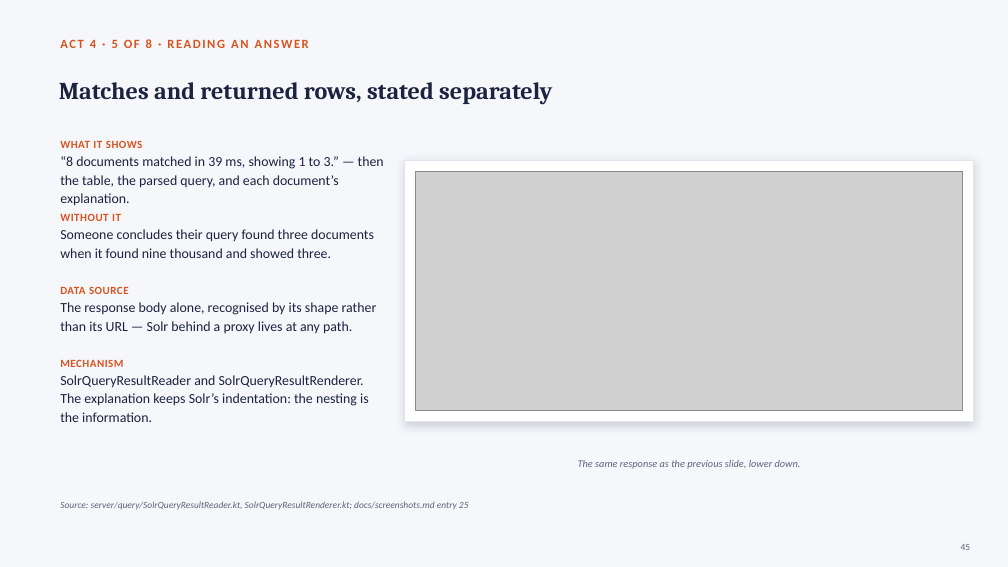
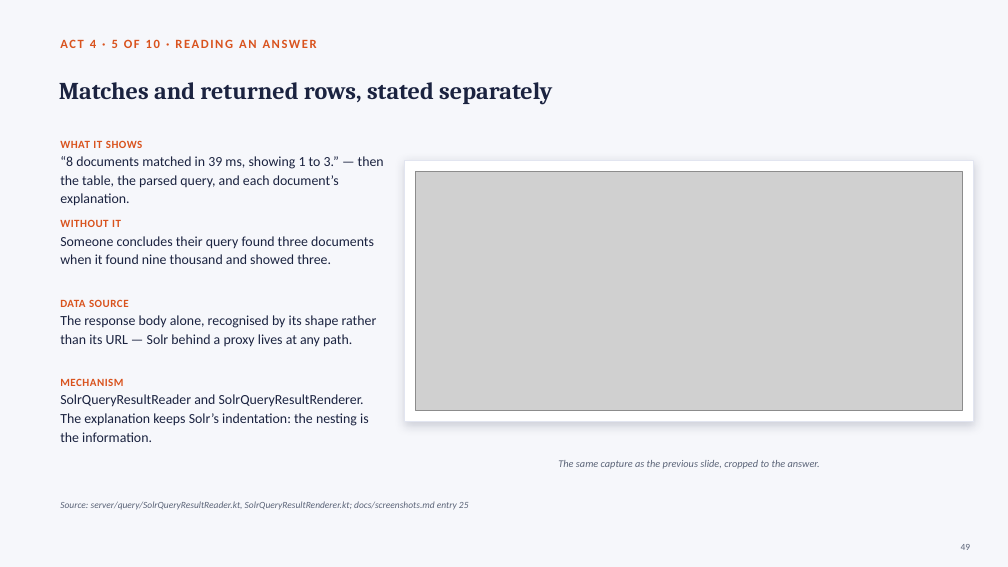
Before and after one commit to adityamparikh/solr-intellij-plugin, a slide deck: slide 49 of docs/presentation/solr-intellij-plugin.pptx (slide 45 before the commit). Drawn at 1008x567 pixels with LibreOffice and Linux fonts; fonts in the diff are those of the drawing; grey boxes stand for pictures. Boxes give left, top, right and bottom in pixels: in the first picture for what was removed or moved away, otherwise in the second. Text is boxed around its words. In the diff, an @@ line names an element or a change of style, - is before the commit and + after.

```diff
--- a/docs/presentation/solr-intellij-plugin.pptx
+++ b/docs/presentation/solr-intellij-plugin.pptx
@@ text at (60,39,317,48): text changed @@
-ACT 4 · 5 OF 8 · READING AN ANSWER
+ACT 4 · 5 OF 10 · READING AN ANSWER
@@ text "WITHOUT IT": place and size @@
-text "WITHOUT IT" at (60,213,374,258)
+text "WITHOUT IT" at (60,219,374,264)
@@ text "DATA SOURCE": place and size @@
-text "DATA SOURCE" at (60,286,377,334)
+text "DATA SOURCE" at (60,299,377,347)
@@ text "MECHANISM": place and size @@
-text "MECHANISM" at (60,359,369,422)
+text "MECHANISM" at (60,378,369,442)
@@ text at (558,460,820,469): text changed @@
-The same response as the previous slide, lower down.
+The same capture as the previous slide, cropped to the answer.
```
Also in this commit, not shown: 52 other slides changed, 7 slides added, 3 other files.
